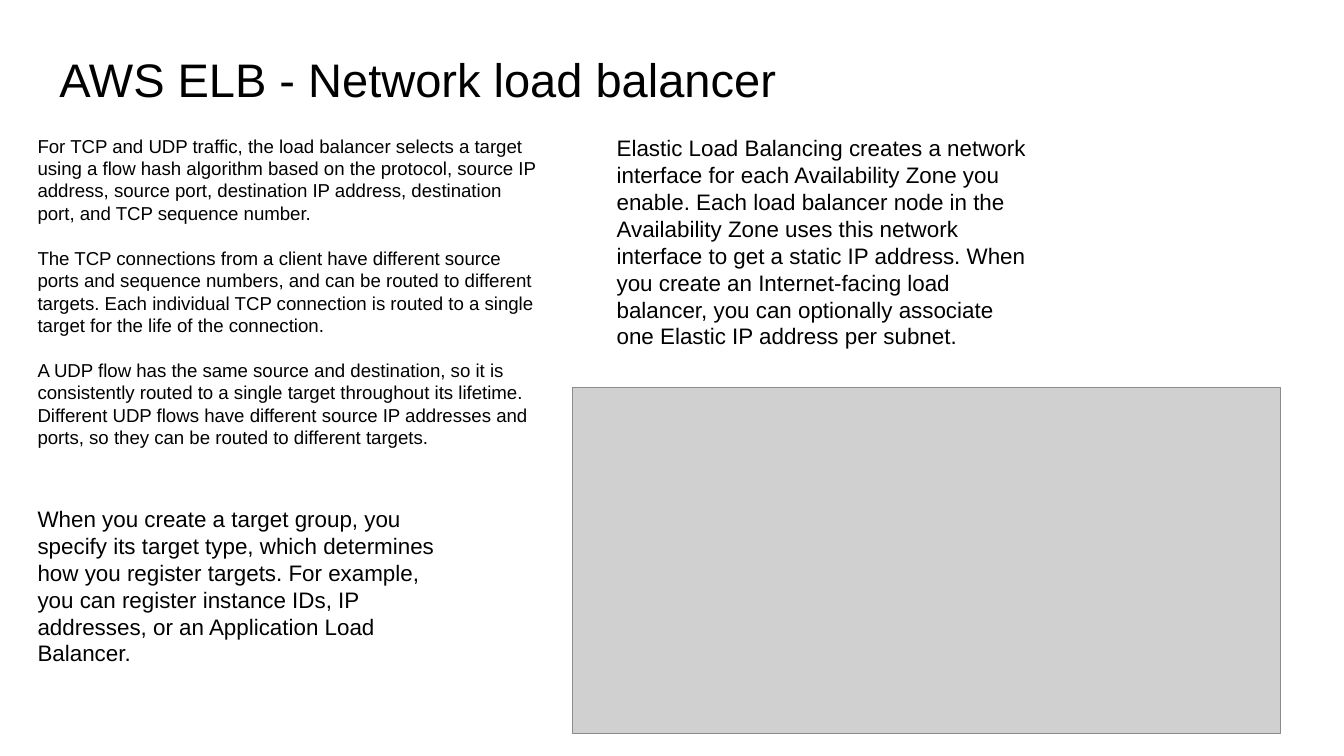
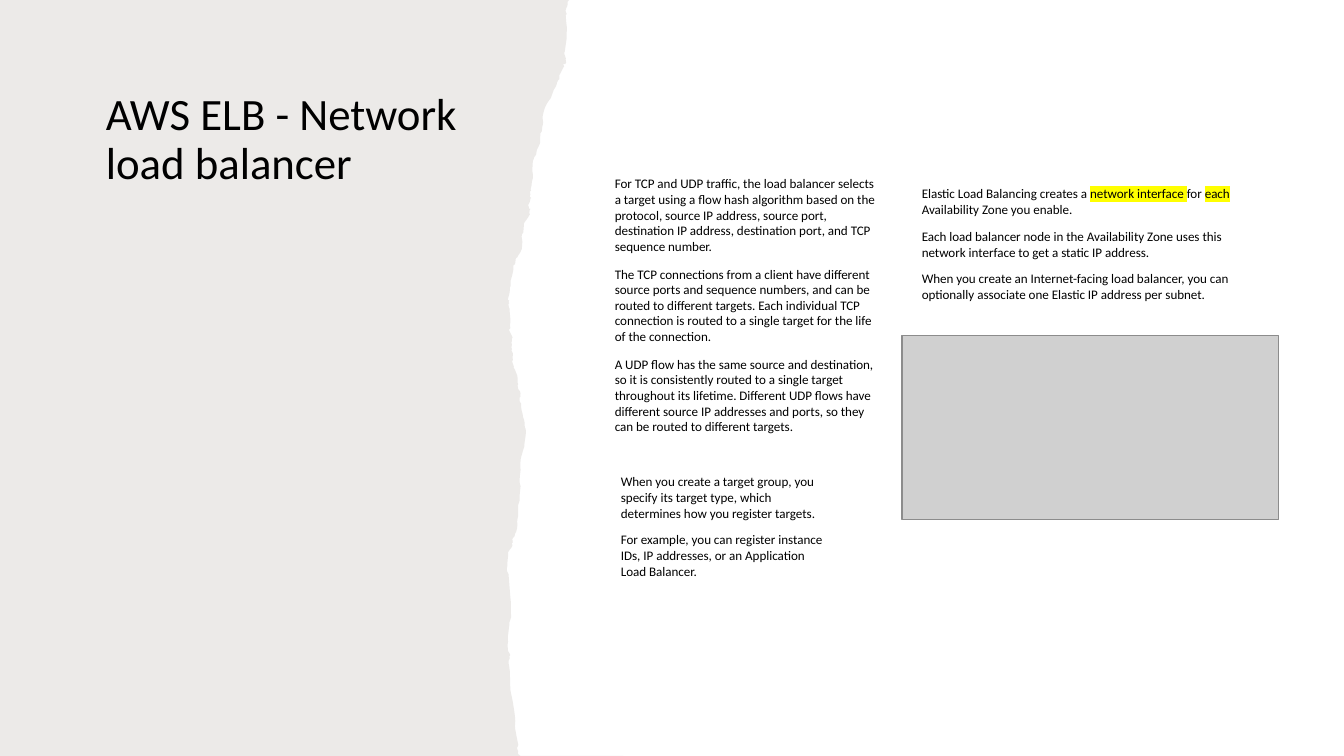
Before and after one commit to IlyaChakun/aws-iba-courses, a slide deck: slide 12 of lecture-materials/Compute/3-elb-asg/ELB.pptx (slide 13 before the commit). Drawn at 1344x756 pixels with LibreOffice and Linux fonts; fonts in the diff are those of the drawing; grey boxes stand for pictures. Boxes give left, top, right and bottom in pixels: in the first picture for what was removed or moved away, otherwise in the second. Text is boxed around its words. In the diff, an @@ line names an element or a change of style, - is before the commit and + after.

```diff
--- a/lecture-materials/Compute/3-elb-asg/ELB.pptx
+++ b/lecture-materials/Compute/3-elb-asg/ELB.pptx
@@ freeform shape added at box(0, 0, 624, 755), fill #82766A at 15% opacity @@
@@ title "AWS ELB - Network load ...": place and size @@
-title "AWS ELB - Network load ..." at box(59, 63, 776, 98)
+title "AWS ELB - Network load ..." at box(106, 99, 456, 180)
@@ title "AWS ELB - Network load ..." at box(106, 99, 456, 180): size 25.2 to 24 pt, font Arial to Calibri; line spacing 1 to 0.9; vertical alignment top to middle @@
@@ text "For TCP and UDP traffic, ...": place and size @@
-text "For TCP and UDP traffic, ..." at box(38, 139, 536, 448)
+text "For TCP and UDP traffic, ..." at box(615, 179, 875, 434)
@@ text "For TCP and UDP traffic, ..." at box(615, 179, 875, 434): size 10 to 7 pt, font Arial to Calibri; less space between paragraphs @@
@@ text at box(922, 189, 1230, 301): text changed; size 12 to 7 pt; font Arial to Calibri @@
-Elastic Load Balancing creates a network interface for each Availability Zone you enable. Each load balancer node in the Availability Zone uses this network interface to get a static IP address. When you create an Internet-facing load balancer, you can optionally associate one Elastic IP address per subnet.
+Elastic Load Balancing creates a network interface for each Availability Zone you enable.
+Each load balancer node in the Availability Zone uses this network interface to get a static IP address.
+When you create an Internet-facing load balancer, you can optionally associate one Elastic IP address per subnet.
@@ picture: place and size @@
-picture at box(573, 387, 1281, 732)
+picture at box(902, 336, 1278, 520)
@@ text at box(621, 477, 822, 576): text changed; size 12 to 7 pt; font Arial to Calibri @@
-When you create a target group, you specify its target type, which determines how you register targets. For example, you can register instance IDs, IP addresses, or an Application Load Balancer.
+When you create a target group, you specify its target type, which determines how you register targets.
+For example, you can register instance IDs, IP addresses, or an Application Load Balancer.
```
Also in this commit, not shown: 14 other slides changed, 1 slide added, 2 slides removed, 29 other files.
